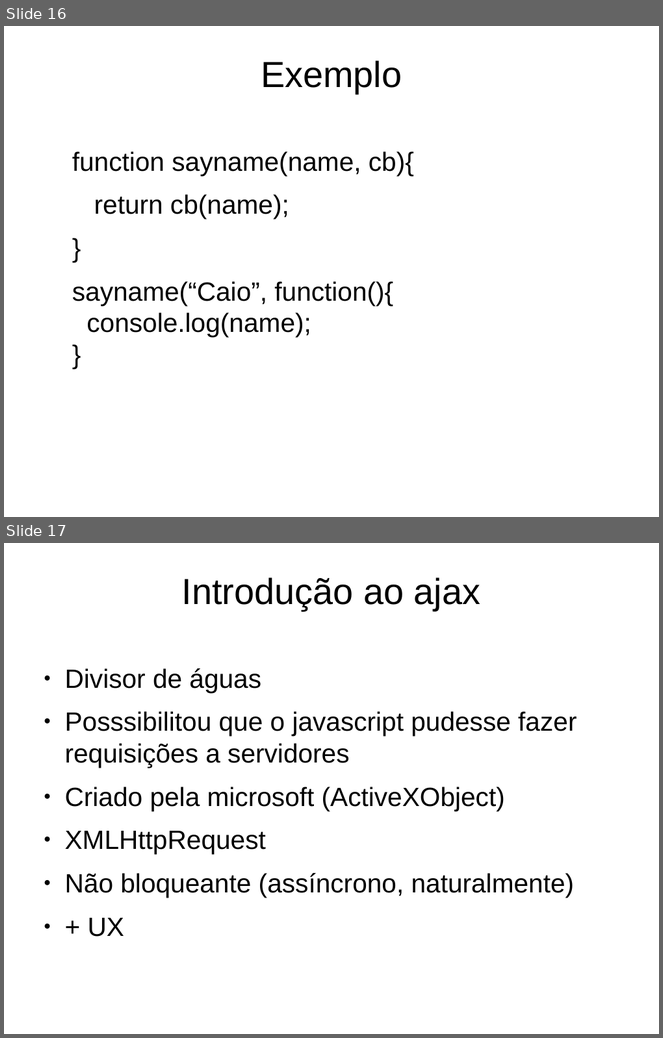
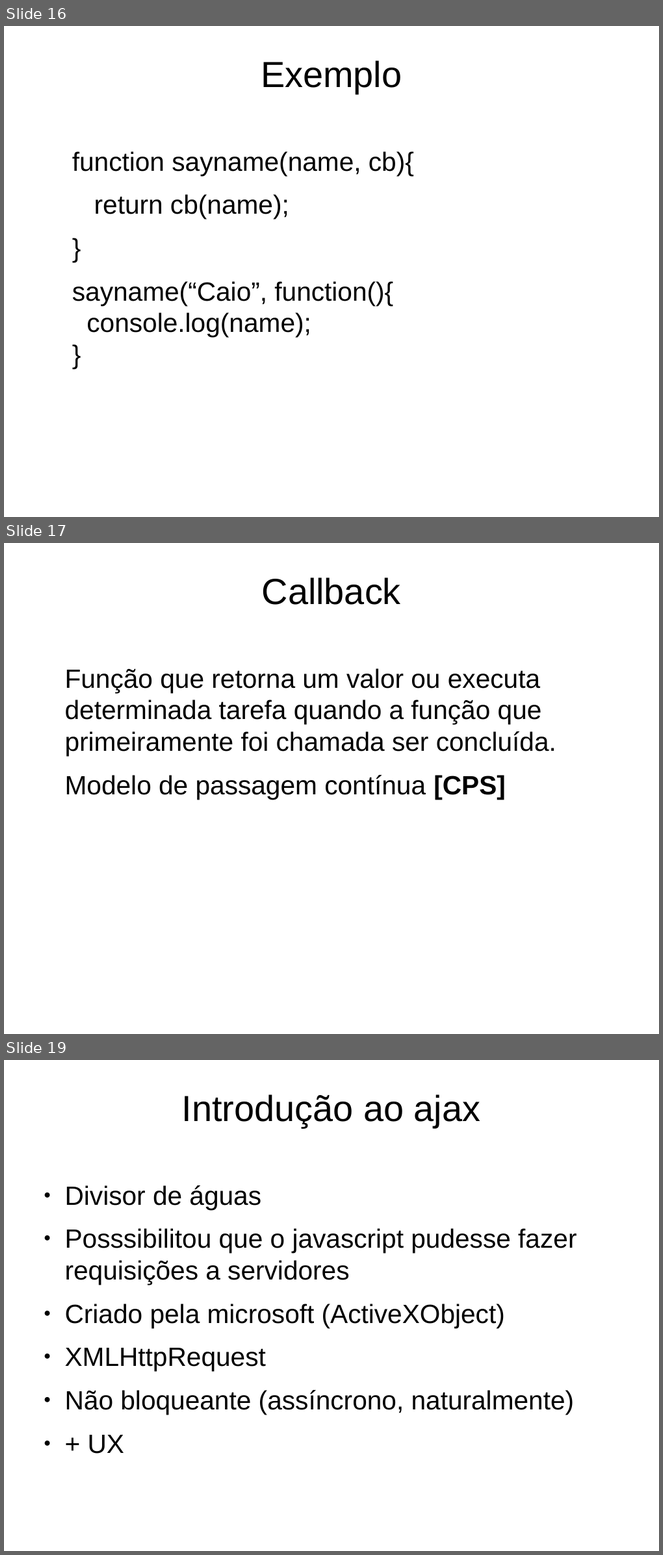
Before and after one commit to caiocutrim/exemplos, a slide deck: javascript-parte-2/slides-funções.odp. Shown one above the other, each under a label of ours: slides 16 and 17 before the commit, slides 16, 17 and 19 after it; the slides between them are not shown. The pictures are 663x1038 and 663x1555 pixels, drawn with LibreOffice and Linux fonts; fonts in the diff are those of the drawing; background and template pictures are left out. Boxes give left, top, right and bottom in pixels: in the first picture for what was removed or moved away, otherwise in the second. Text is boxed around its words. In the diff, an @@ line names an element or a change of style, - is before the commit and + after.

```diff
--- a/javascript-parte-2/slides-funções.odp
+++ b/javascript-parte-2/slides-funções.odp
@@ slide 17 added at [4,543,659,1034], background picture (left out) @@
@@ title added at [262,577,401,605], 44 pt, text #000000 @@
+Callback
@@ text added at [65,668,556,800], 32 pt, text #000000 @@
+Função que retorna um valor ou executa determinada tarefa quando a função que primeiramente foi chamada ser concluída.
+Modelo de passagem contínua [CPS]
@@ what was slide 17 is now slide 19 @@
```
Also in this commit, not shown: 1 slide changed, 1 other slide added, 7 other files.
